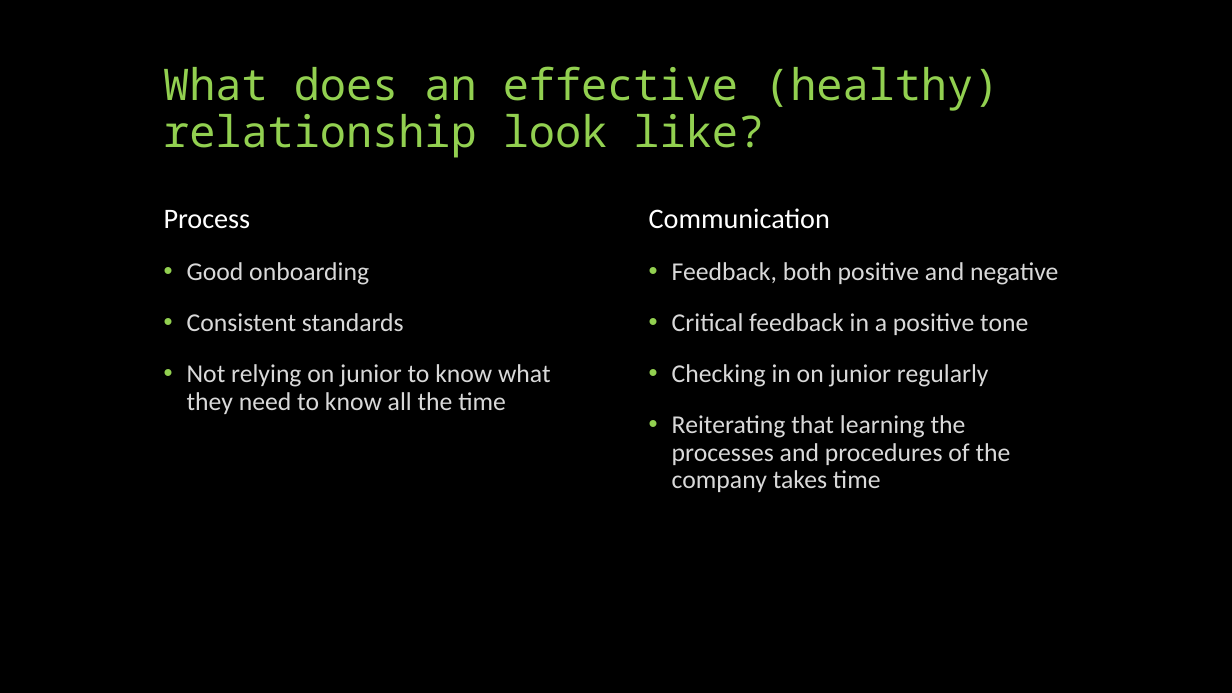
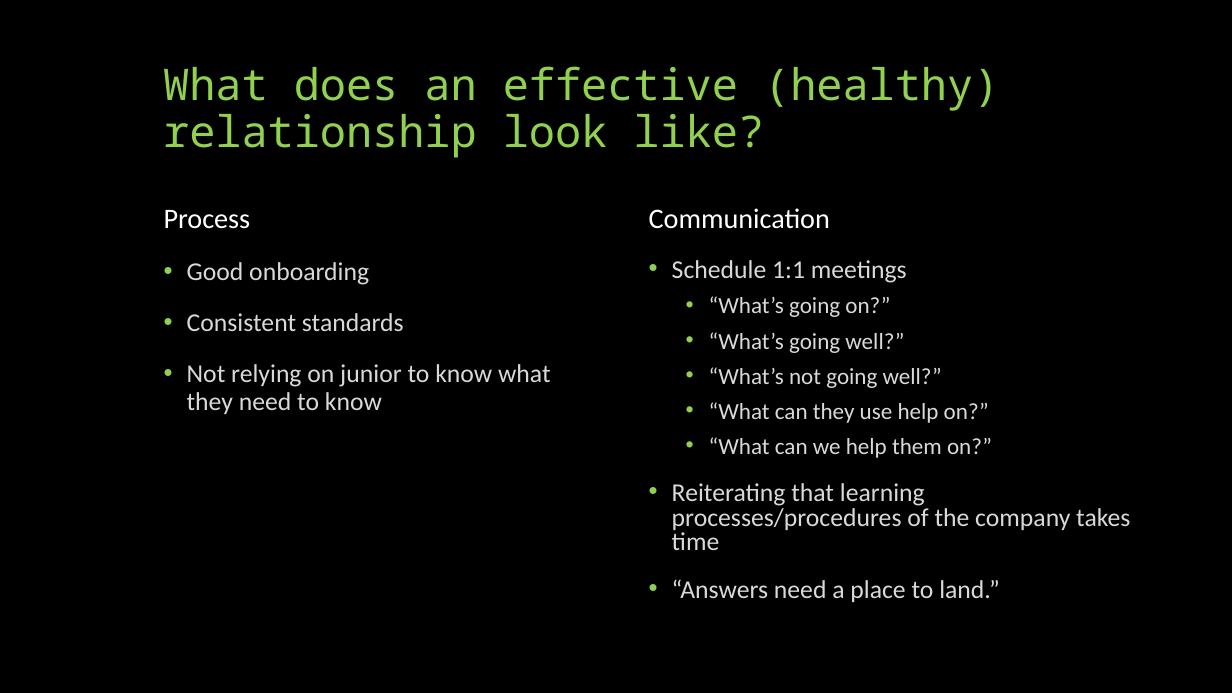
Before and after one commit to geekygirlsarah/talk-building-your-team-to-last, a slide deck: slide 10 of Building Your Team to Last.pptx (slide 6 before the commit). Drawn at 1232x693 pixels with LibreOffice and Linux fonts; fonts in the diff are those of the drawing. Boxes give left, top, right and bottom in pixels: in the first picture for what was removed or moved away, otherwise in the second. Text is boxed around its words. In the diff, an @@ line names an element or a change of style, - is before the commit and + after.

Commit message:
Finish slides for talk on 5/19/16

```diff
--- a/Building Your Team to Last.pptx
+++ b/Building Your Team to Last.pptx
@@ text at <box>672,260,1130,602</box>: text changed @@
-• Feedback, both positive and negative
-• Critical feedback in a positive tone
-• Checking in on junior regularly
-• Reiterating that learning the processes and procedures of the company takes time
+• Schedule 1:1 meetings
+  • “What’s going on?”
+  • “What’s going well?”
+  • “What’s not going well?”
+  • “What can they use help on?”
+  • “What can we help them on?”
+• Reiterating that learning processes/procedures of the company takes time
+• “Answers need a place to land.”
@@ text at <box>187,364,551,414</box>: text changed @@
-• Not relying on junior to know what they need to know all the time
+• Not relying on junior to know what they need to know
```
Also in this commit, not shown: 9 other slides changed, 3 slides added, 1 slide removed.
